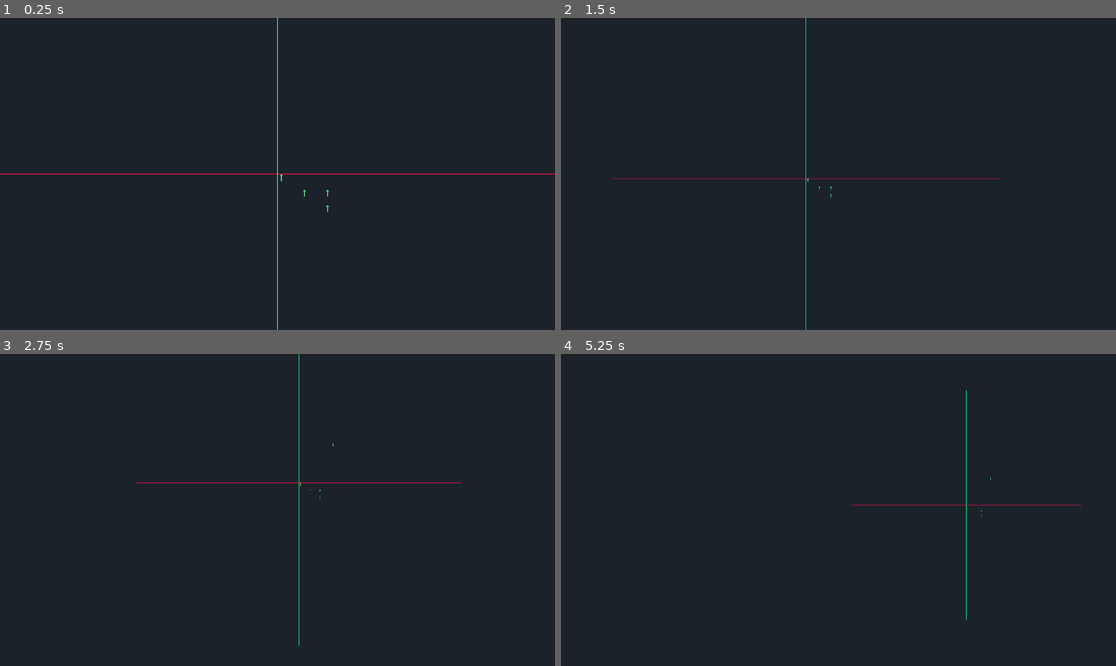
Above: before the commit, frames 1-4 (two rows, left to right).
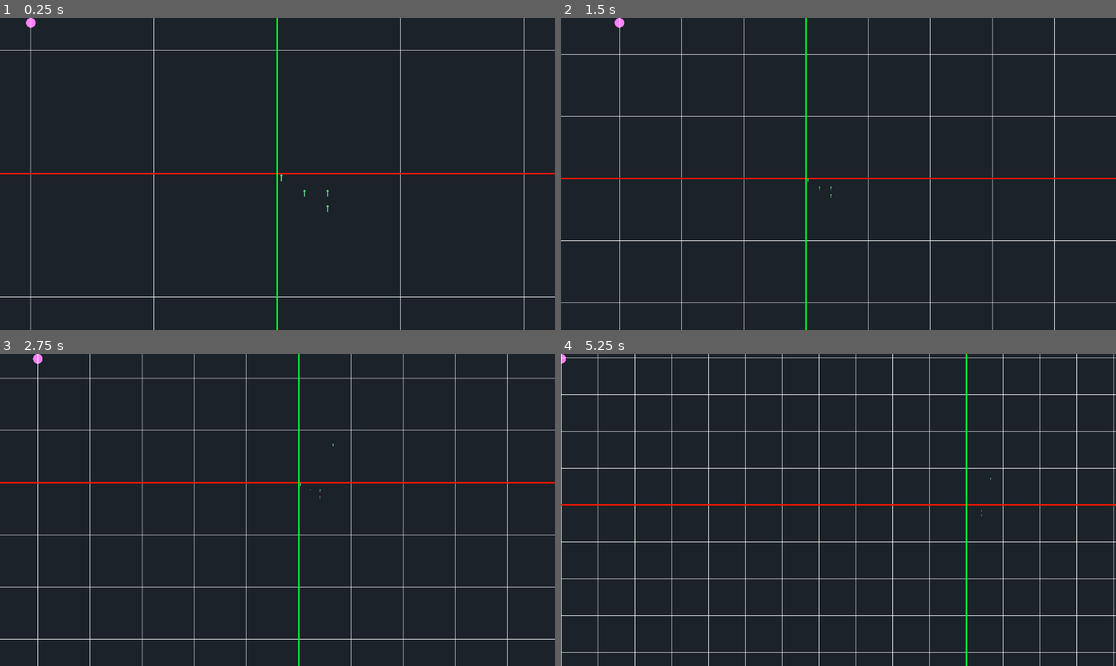
Above: after the commit, the same moments.

Repository: solirides/mechcraft2
Game: Godot game, scene res://scenes/game.tscn
Same seed, same stepped clock (60 frames per second), same inputs: the game is played once before the commit and once after it.
Inputs (mouse positions are in pixels of both pictures, inside the frame that each line leads up to):
- Up to frame 1 (0.25 s): no input
- Up to frame 2 (1.5 s): tap Enter at 0.5 s; move the mouse to (960, 158) at 0.52 s; hold Shift (zoom_in) 0.53-1.28 s; tap Ctrl (zoom_out) at 0.8, 1.35 s; tap Space at 1.25 s; move the mouse to (727, 189) at 1.27 s
- Up to frame 3 (2.75 s): tap Shift (zoom_in) at 1.55 s; tap Enter at 2 s; move the mouse to (333, 441) at 2.02 s; press the mouse at (333, 441) at 2.03 s; tap Ctrl (zoom_out) at 2.3 s
- Up to frame 4 (5.25 s): tap Space at 2.75, 4.25 s; move the mouse to (810, 572) at 2.77 s; release the mouse at (810, 572) at 2.78 s; tap Shift (zoom_in) at 2.85, 4.35 s; tap Enter at 3.5 s; move the mouse to (1005, 556) at 3.52 s; hold Ctrl (zoom_out) 3.53-4.28 s; move the mouse to (672, 463) at 4.27 s; move the mouse to (866, 510) at 5.02 s; hold Ctrl (zoom_out) from 5.03 s (still down)

The runs differ from the first frame. In frame 1, 1.8% of the frame differs, in the area x 0-100%, y 0-100%; in frame 2, 2.7%; in frame 3, 3.6%; in frame 4, 4.8%.
Error before the commit: Trying to assign value of type 'Nil' to a variable of type 'Dictionary'. (res://scripts/tilemap.gd:13)

Commit message:
grid

Diff:
--- a/scenes/game.tscn
+++ b/scenes/game.tscn
@@ -9,6 +9,7 @@
 [ext_resource type="Texture2D" uid="uid://dj7h73b0ck0od" path="res://assets/tiles/3-splitter.png" id="4_o0q4j"]
 [ext_resource type="Texture2D" uid="uid://c5vn60414xt4t" path="res://assets/tiles/4-miner.png" id="5_eqt5e"]
 [ext_resource type="Texture2D" uid="uid://eg1scyadfujp" path="res://assets/tiles/5-storage.png" id="6_y2sc0"]
+[ext_resource type="Script" path="res://scripts/background.gd" id="10_y4vju"]
 
 [sub_resource type="TileSetAtlasSource" id="TileSetAtlasSource_tbejw"]
 texture = ExtResource("2_obwd8")
@@ -49,19 +50,28 @@
 layer_0/tile_data = PackedInt32Array(0, 1, 0, 131075, 1, 0, 131078, 1, 0, 262150, 1, 0)
 script = ExtResource("2_e3udp")
 
-[node name="Camera2D" type="Camera2D" parent="."]
+[node name="Camera2D" type="Camera2D" parent="." node_paths=PackedStringArray("background")]
 script = ExtResource("4_3i4pa")
+background = NodePath("CanvasLayer/Background")
+
+[node name="CanvasLayer" type="CanvasLayer" parent="Camera2D"]
+layer = -1
+
+[node name="Background" type="Node2D" parent="Camera2D/CanvasLayer"]
+script = ExtResource("10_y4vju")
 
 [node name="Classes" type="Node" parent="."]
 script = ExtResource("4_mms3p")
 
 [node name="Line2D" type="Line2D" parent="."]
+visible = false
 points = PackedVector2Array(-800, 0, 800, 0)
 width = 2.0
 default_color = Color(1, 0.0627451, 0.294118, 1)
 antialiased = true
 
 [node name="Line2D2" type="Line2D" parent="."]
+visible = false
 points = PackedVector2Array(0, -800, 0, 800)
 width = 2.0
 default_color = Color(0.121569, 1, 0.623529, 1)
--- /dev/null
+++ b/scripts/background.gd
@@ -0,0 +1,49 @@
+extends Node2D
+
+
+var pos = Vector2(100,100)
+var size = 256
+var zoom = 1
+
+# Called when the node enters the scene tree for the first time.
+func _ready():
+	pass # Replace with function body.
+
+
+# Called every frame. 'delta' is the elapsed time since the previous frame.
+func _process(delta):
+	pass
+
+func draw_grid(pos:Vector2, zoom:float):
+	self.pos = pos
+	self.zoom = zoom
+	queue_redraw()
+
+func _draw():
+	var space = size * zoom
+
+	var origin = Vector2(get_viewport().size.x / 2 - pos.x * zoom, \
+		get_viewport().size.y / 2 - pos.y * zoom)
+
+	var offset = fmod(origin.x, space)
+#	offset = 0
+
+	print(floor(get_viewport().size.x / size / zoom))
+
+	draw_circle(Vector2(offset,10), 10, Color(1,0.5,1,1))
+
+	for i in range(get_viewport().size.x / space + 1):
+		draw_line(Vector2(space * i + offset, 0), \
+			Vector2(space * i + offset, get_viewport().size.y), Color(1,1,1,1))
+
+	offset = fmod(origin.y, space)
+
+	for i in range(get_viewport().size.y / space + 1):
+		draw_line(Vector2(0, space * i + offset), \
+			Vector2(get_viewport().size.x, space * i + offset), Color(1,1,1,1))
+
+	draw_line(Vector2(0, origin.y), \
+			Vector2(get_viewport().size.x, origin.y), Color(1,0.1,0,1), 3)
+
+	draw_line(Vector2(origin.x, 0), \
+			Vector2(origin.x, get_viewport().size.x), Color(0,1,0.2,1), 3)
--- a/scripts/camera.gd
+++ b/scripts/camera.gd
@@ -2,6 +2,7 @@
 
 
 @export var zoom_speed = 0.4
+@export var background:Node = null
 
 # the total number of times zoomed in
 var status = 0
@@ -25,20 +26,11 @@
 func zoom(direction):
 	print(self.get_zoom())
 	# recursion = ridiculous floating point errors
-
 	var a = direction * zoom_speed
 
-#	self.position = (1 / (1 + zoom_speed)) * (get_screen_center_position() - get_global_mouse_position()) + get_global_mouse_position()
 	self.position =  (a/(1 + a)) * (-get_screen_center_position() + get_global_mouse_position()) + get_screen_center_position()
-#	print("vgfdagg")
-#	print(get_screen_center_position() - get_global_mouse_position())
-#	print(get_global_mouse_position())
-
 
 	self.set_zoom(self.get_zoom() * (1 + a))
-#	var f = zoom_base * pow(1 + zoom_speed, status)
-#	self.set_zoom(Vector2(f,f))
 
-# Called every frame. 'delta' is the elapsed time since the previous frame.
 func _process(delta):
-	pass
+	background.draw_grid(self.get_global_transform().origin, self.get_zoom().x)
--- a/scripts/tilemap.gd
+++ b/scripts/tilemap.gd
@@ -56,6 +56,6 @@
 
 
 func load_tiles():
-	var world
+	var world:Dictionary = {}
 
 	return world
Not shown: 1 places in scenes/game.tscn that only renumber resources
